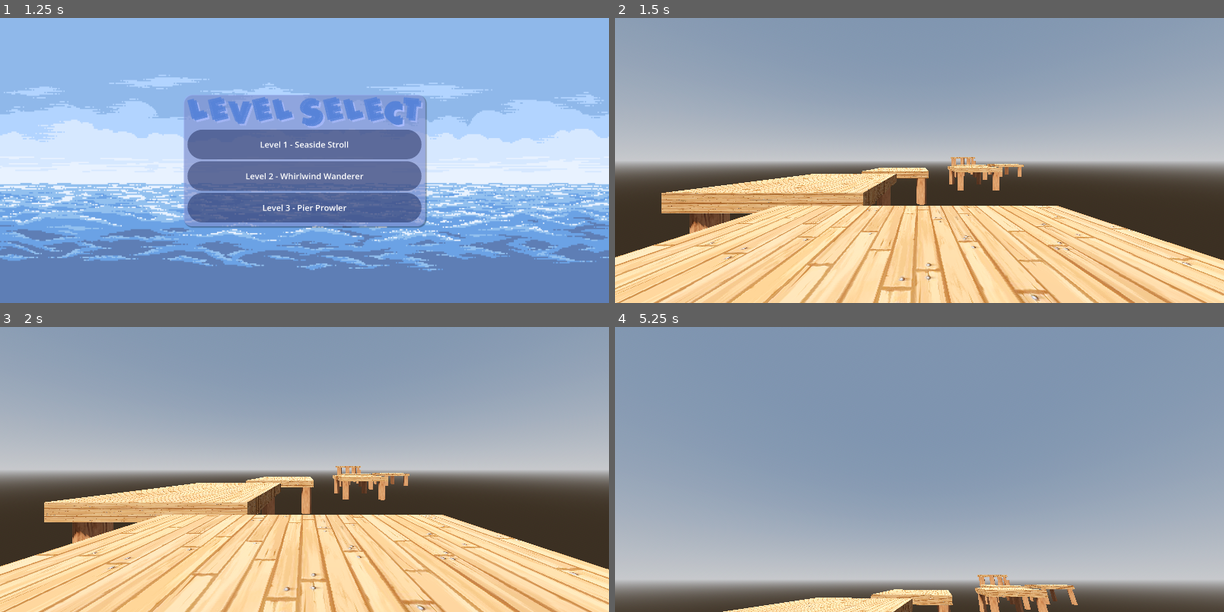
Above: before the commit, frames 1-4 (two rows, left to right).
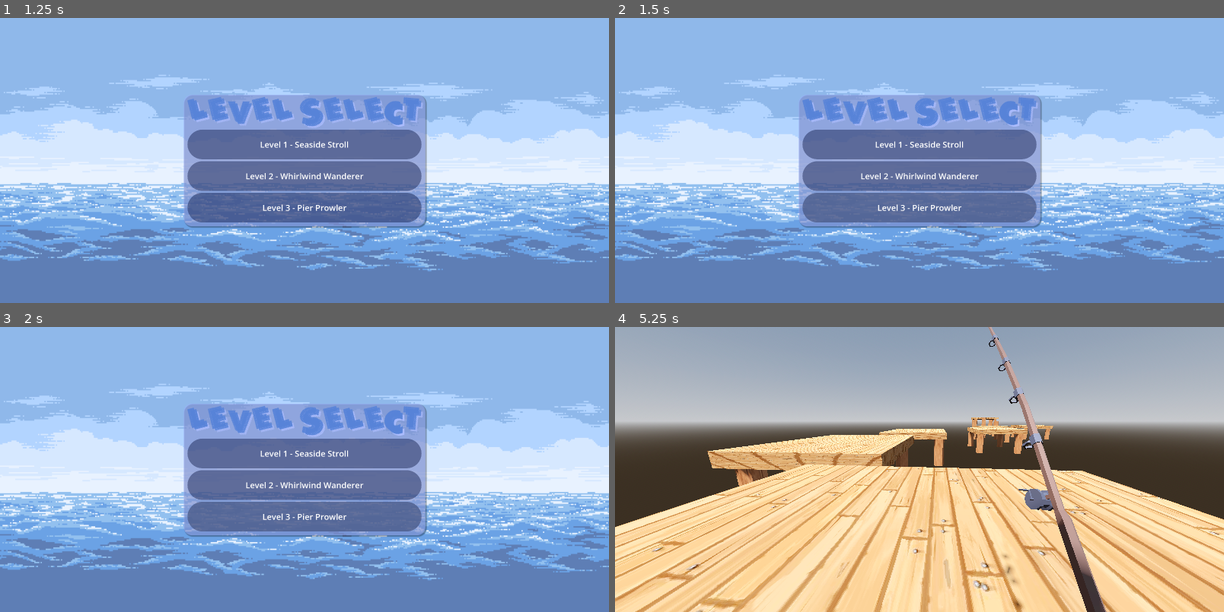
Above: after the commit, the same moments.

Repository: JSAllred-ksu/Hack2023
Game: Godot game, scene res://main_menu.tscn
Same seed, same stepped clock (60 frames per second), same inputs: the game is played once before the commit and once after it.
Inputs (mouse positions are in pixels of both pictures, inside the frame that each line leads up to):
- Up to frame 1 (1.25 s): click "Level Select" at 0.5 s
- Up to frame 2 (1.5 s): click "Level 3 - Pier Prowler" at 1.25 s
- Up to frame 3 (2 s): no input
- Up to frame 4 (5.25 s): click (919, 452) at 2 s, where only the run after the commit has a clickable "Level 1 - Seaside Stroll"; tap Enter (ui_accept) at 2.75, 5 s; move the mouse to (949, 469) at 2.77 s; hold Shift (sprint) 2.78-3.53 s; hold Up (ui_up) from 2.78 s (still down); tap Space (jump) at 3.02, 3.77 s; move the mouse to (889, 469) at 3.52 s; tap Shift (sprint) at 3.6, 5.1 s; move the mouse to (931, 463) at 4.27 s; hold Shift (sprint) 4.28-5.03 s; move the mouse to (913, 475) at 5.02 s

Frame 1 is identical in both runs. In frame 2, 100% of the frame differs, in the area x 0-100%, y 0-100%; in frame 3, 100%; in frame 4, 91%.

Commit message:
Update
Updated file names. GOOD TO FINISH WORK!

Diff:
--- a/LevelSelect.gd
+++ b/LevelSelect.gd
@@ -3,8 +3,9 @@
 func _ready():
 	Input.set_mouse_mode(Input.MOUSE_MODE_VISIBLE)
 
+
 func _on_lvl_1btn_pressed():
-	get_tree().change_scene_to_file("res://LevelOne.tscn")
+	get_tree().change_scene_to_file("res://level1.tscn")
 
 
 func _on_lvl_2btn_pressed():
@@ -12,4 +13,4 @@
 
 
 func _on_lvl_3btn_pressed():
-	get_tree().change_scene_to_file("res://world.tscn")
+	get_tree().change_scene_to_file("res://level3.tscn")
--- a/LevelOne.tscn
+++ b/level1.tscn
@@ -1,12 +1,12 @@
 [gd_scene load_steps=15 format=3 uid="uid://du0pxdig7ccx4"]
 
-[ext_resource type="Script" path="res://Player.gd" id="1_21t5j"]
-[ext_resource type="Script" path="res://addons/boujie_water_shader/types/ocean.gd" id="2_ie0ok"]
-[ext_resource type="Material" uid="uid://cvnsu7lttsfsh" path="res://addons/boujie_water_shader/prefabs/outset_ocean_material.tres" id="3_emwng"]
-[ext_resource type="Script" path="res://addons/boujie_water_shader/types/water_material_designer.gd" id="4_4vphc"]
-[ext_resource type="Material" uid="uid://c71yladfjhgud" path="res://addons/level_block/default_material.tres" id="5_i6yfa"]
-[ext_resource type="Material" uid="uid://dn5o4fji46t47" path="res://addons/level_block/log.tres" id="6_ghjsa"]
-[ext_resource type="PackedScene" uid="uid://bask6q5teohu8" path="res://Fishing Rod.glb" id="7_53tsh"]
+[ext_resource type="Script" path="res://Player.gd" id="1_0g0lx"]
+[ext_resource type="PackedScene" uid="uid://bask6q5teohu8" path="res://Fishing Rod.glb" id="2_chjjf"]
+[ext_resource type="Script" path="res://addons/boujie_water_shader/types/ocean.gd" id="3_8m4xu"]
+[ext_resource type="Material" uid="uid://cvnsu7lttsfsh" path="res://addons/boujie_water_shader/prefabs/outset_ocean_material.tres" id="4_m6j8m"]
+[ext_resource type="Script" path="res://addons/boujie_water_shader/types/water_material_designer.gd" id="5_it4qm"]
+[ext_resource type="Material" uid="uid://c71yladfjhgud" path="res://addons/level_block/default_material.tres" id="6_dvyss"]
+[ext_resource type="Material" uid="uid://dn5o4fji46t47" path="res://addons/level_block/log.tres" id="7_3ixxh"]
 
 [sub_resource type="ProceduralSkyMaterial" id="ProceduralSkyMaterial_xlfb6"]
 sky_horizon_color = Color(0.64625, 0.65575, 0.67075, 1)
Not shown: 9 places in level1.tscn that only renumber resources
Not shown: 1 places in level_select.tscn that only renumber resources
